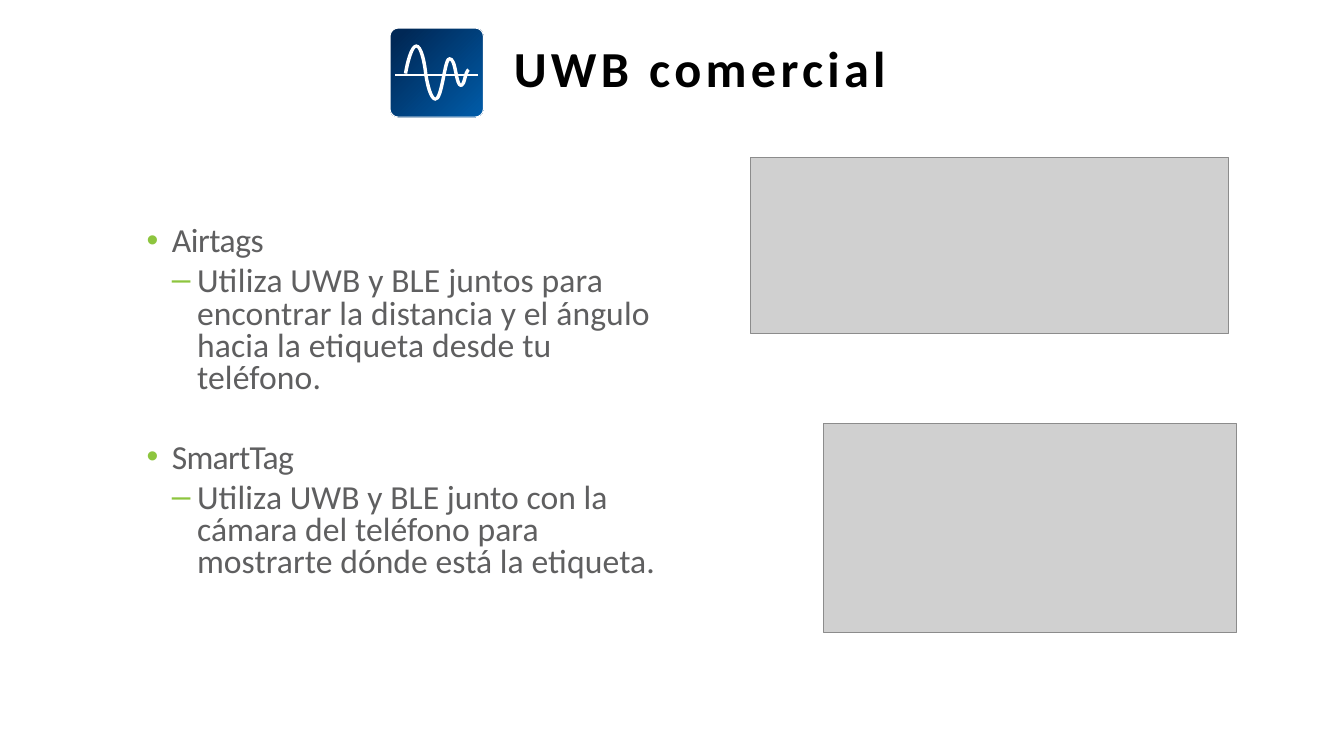
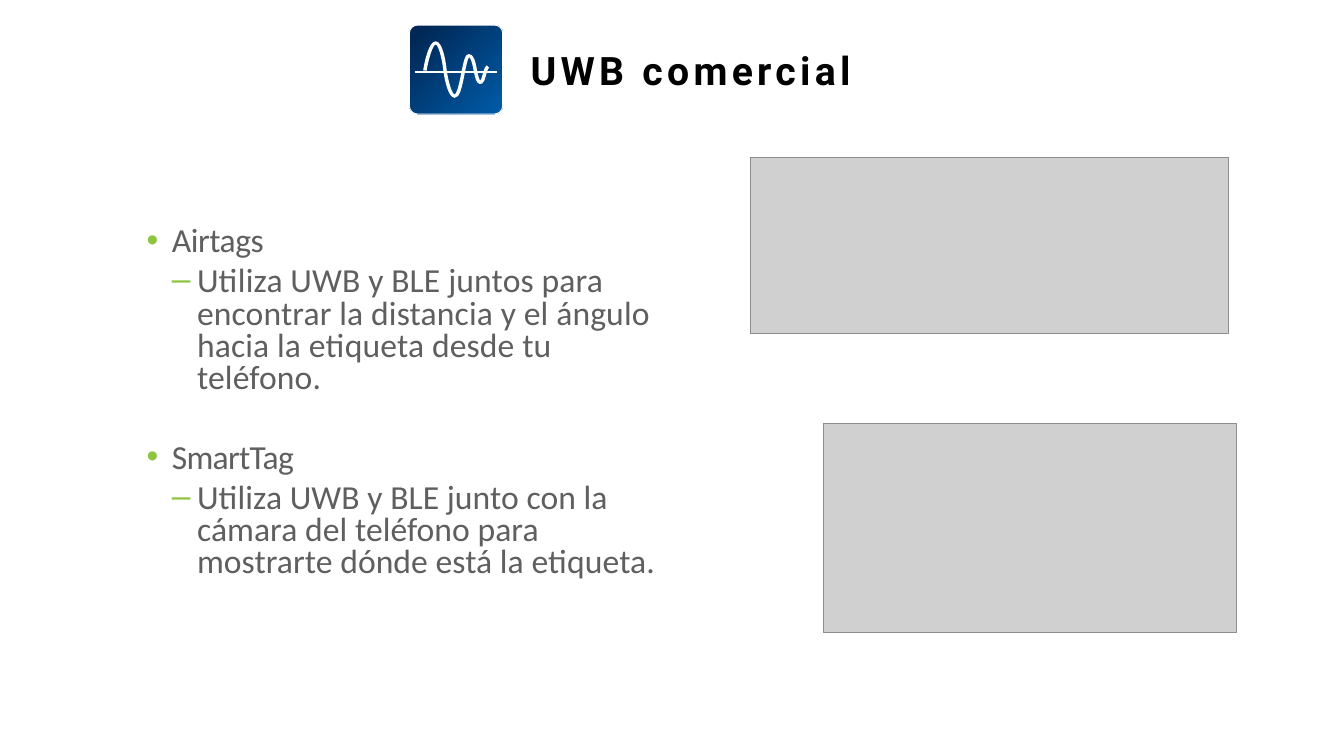
Before and after one commit to SiwaNetwork/QUANTUM, a slide deck: slide 6 of Time-Card/ДОКУМЕНТЫ/МАТЕРИАЛ СТАТЬИ/Синхронизация кейсы на испанском.pptx. Drawn at 1344x756 pixels with LibreOffice and Linux fonts; fonts in the diff are those of the drawing; grey boxes stand for pictures. Boxes give left, top, right and bottom in pixels: in the first picture for what was removed or moved away, otherwise in the second. Text is boxed around its words. In the diff, an @@ line names an element or a change of style, - is before the commit and + after.

```diff
--- a/Time-Card/ДОКУМЕНТЫ/МАТЕРИАЛ СТАТЬИ/Синхронизация кейсы на испанском.pptx
+++ b/Time-Card/ДОКУМЕНТЫ/МАТЕРИАЛ СТАТЬИ/Синхронизация кейсы на испанском.pptx
@@ title "UWB comercial": place and size @@
-title "UWB comercial" at [514,51,885,88]
+title "UWB comercial" at [531,55,850,86]
@@ title "UWB comercial" at [531,55,850,86]: size 36 to 28 pt, font Calibri to Roboto @@
@@ 3 freeform shapes: place and size @@
-3 freeform shapes at [390,28,484,117]
+3 freeform shapes at [409,25,503,114]
```
Also in this commit, not shown: 24 other slides changed, 10 slides added, 12 slides removed.
